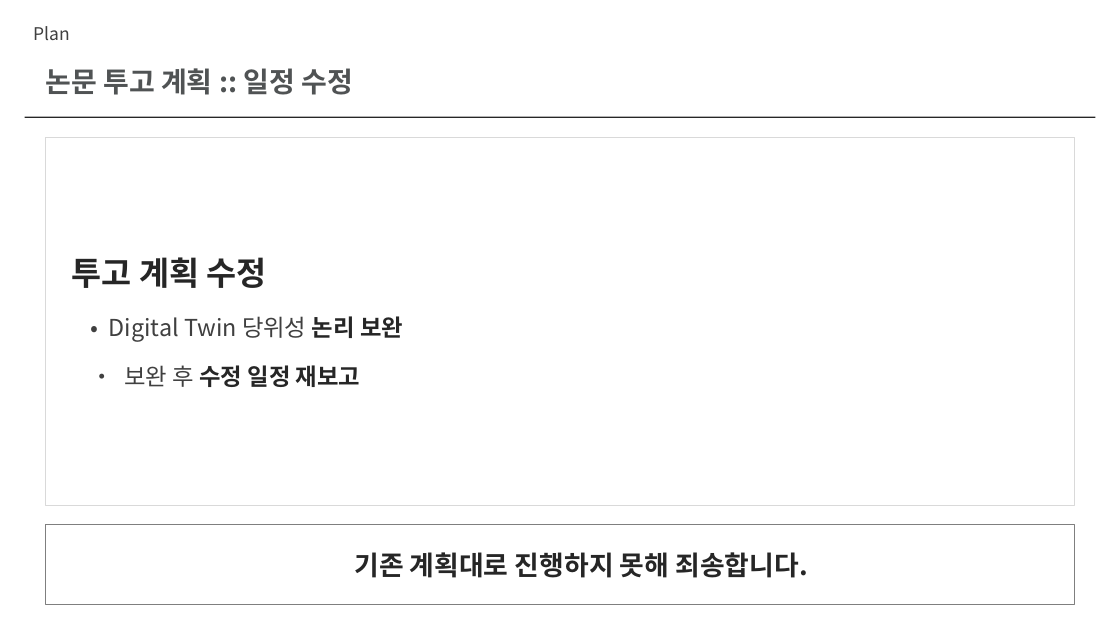
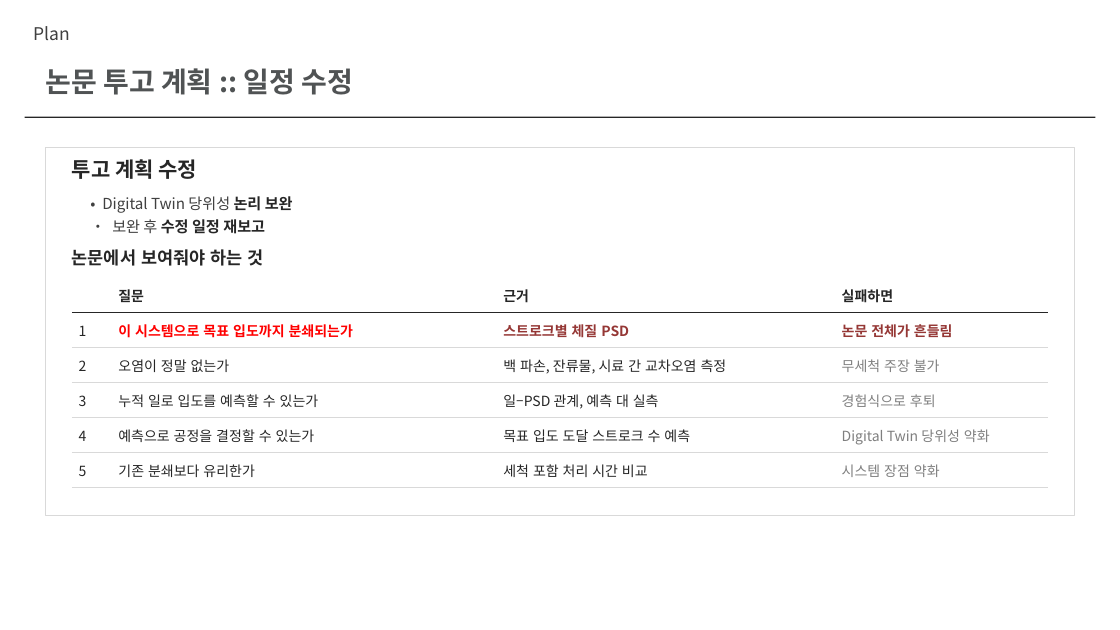
Before and after one commit to 55155/Crusher_IsaacSim, a slide deck: slide 10 of lab_meeting_deck/lab_meeting_deck.pptx (slide 9 before the commit). Drawn at 1120x630 pixels with LibreOffice and Linux fonts; fonts in the diff are those of the drawing. Boxes give left, top, right and bottom in pixels: in the first picture for what was removed or moved away, otherwise in the second. Text is boxed around its words. In the diff, an @@ line names an element or a change of style, - is before the commit and + after.

```diff
--- a/lab_meeting_deck/lab_meeting_deck.pptx
+++ b/lab_meeting_deck/lab_meeting_deck.pptx
@@ rectangle: place and size @@
-rectangle at (45,138,1075,506)
+rectangle at (45,147,1075,515)
@@ text "투고 계획 수정": place and size @@
-text "투고 계획 수정" at (72,257,267,288)
+text "투고 계획 수정" at (72,159,198,179)
@@ text "투고 계획 수정" at (72,159,198,179): size 28 to 18 pt @@
@@ text "• Digital Twin 당위성 논리 ...": place and size @@
-text "• Digital Twin 당위성 논리 ..." at (109,316,403,342)
+text "• Digital Twin 당위성 논리 ..." at (102,196,293,213)
@@ text "• Digital Twin 당위성 논리 ..." at (102,196,293,213): size 20 to 13 pt @@
@@ text "• 보완 후 수정 일정 ..." at (112,219,265,234): size 20 to 13 pt @@
@@ text "• 보완 후 수정 일정 ...": place and size @@
-text "• 보완 후 수정 일정 ..." at (124,365,360,387)
+text "• 보완 후 수정 일정 ..." at (112,219,265,234)
@@ text added at (72,249,263,266), 15 pt, text #262626, bold @@
+논문에서 보여줘야 하는 것
@@ table added at (71,278,1048,488), 6 rows, 4 columns @@
+ | 질문 | 근거 | 실패하면
+1 | 이 시스템으로 목표 입도까지 분쇄되는가 | 스트로크별 체질 PSD | 논문 전체가 흔들림
+2 | 오염이 정말 없는가 | 백 파손, 잔류물, 시료 간 교차오염 측정 | 무세척 주장 불가
+3 | 누적 일로 입도를 예측할 수 있는가 | 일–PSD 관계, 예측 대 실측 | 경험식으로 후퇴
+4 | 예측으로 공정을 결정할 수 있는가 | 목표 입도 도달 스트로크 수 예측 | Digital Twin 당위성 약화
+5 | 기존 분쇄보다 유리한가 | 세척 포함 처리 시간 비교 | 시스템 장점 약화
@@ rectangle removed at (45,524,1075,604) @@
@@ text removed at (354,552,808,578) @@
-기존 계획대로 진행하지 못해 죄송합니다.
```
Also in this commit, not shown: 8 other slides changed, 1 slide added, 10 other files.
